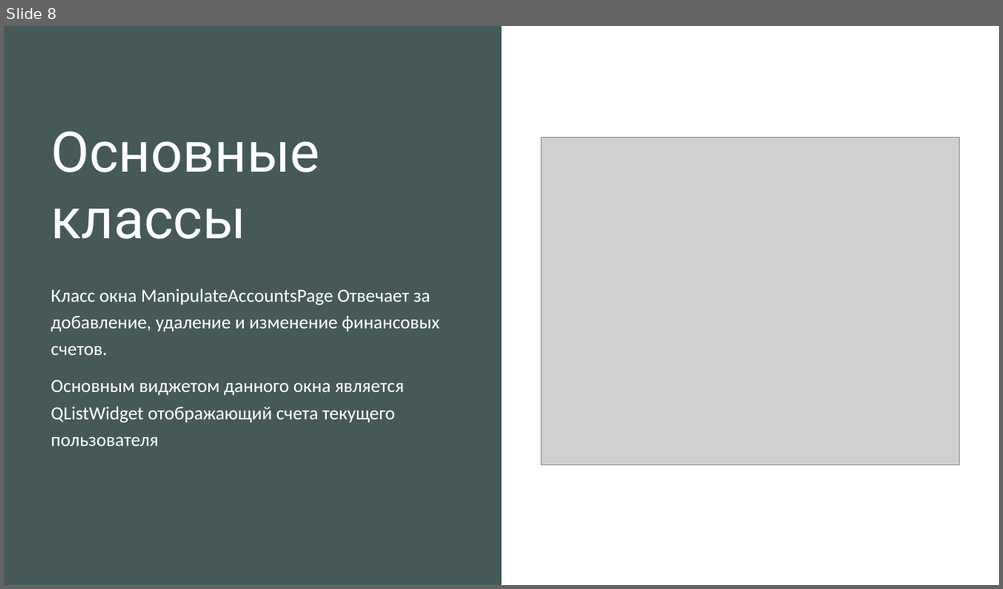
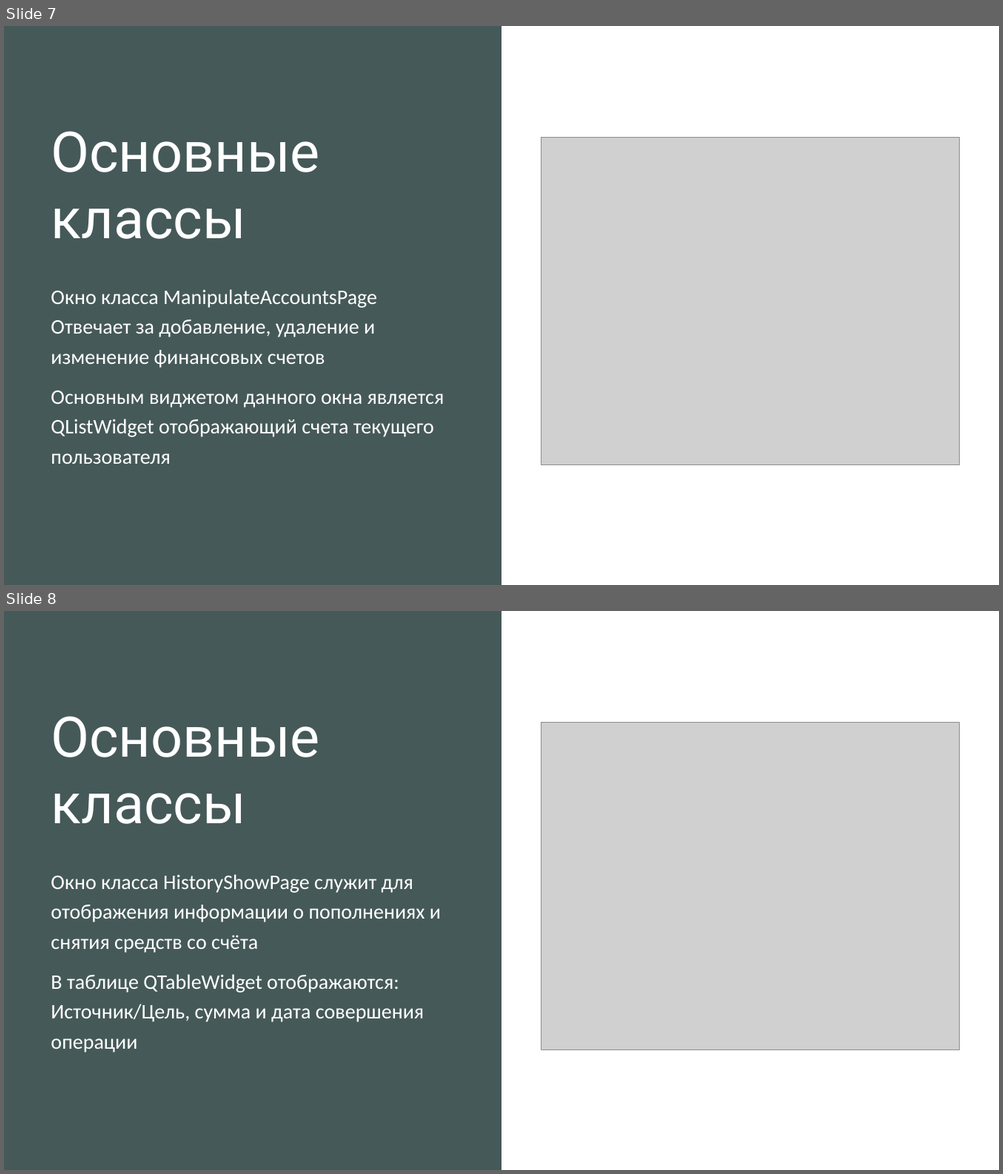
Before and after one commit to Ha4trueKa4/Qt_Project_VirtualWallet, a slide deck: Презентация.pptx. Shown one above the other, each under a label of ours: slide 8 before the commit, slides 7 and 8 after it. The pictures are 1003x589 and 1003x1174 pixels, drawn with LibreOffice and Linux fonts; fonts in the diff are those of the drawing; grey boxes stand for pictures. Boxes give left, top, right and bottom in pixels: in the first picture for what was removed or moved away, otherwise in the second. Text is boxed around its words. In the diff, an @@ line names an element or a change of style, - is before the commit and + after.

```diff
--- a/Презентация.pptx
+++ b/Презентация.pptx
@@ slide 8 added at [4, 611, 999, 1170], background #FFFFFF; not listed: 1 template element that a slide beside it also shows @@
@@ rectangle added at [4, 611, 999, 1170], fill #FFFFFF @@
@@ rectangle added at [4, 611, 502, 1170], fill #465959 @@
@@ title added at [51, 716, 320, 824], 54 pt, text #FFFFFF @@
+Основные классы
@@ picture added at [541, 723, 960, 1051] @@
@@ text added at [51, 874, 441, 1053], 20 pt, text #FFFFFF @@
+Окно класса HistoryShowPage служит для отображения информации о пополнениях и снятия средств со счёта
+В таблице QTableWidget отображаются: Источник/Цель, сумма и дата совершения операции
@@ what was slide 8 is now slide 7 @@
@@ slide 7 changed as well @@
@@ text at [51, 289, 377, 368]: text changed; size 18 to 20 pt @@
-Класс окна ManipulateAccountsPage Отвечает за добавление, удаление и изменение финансовых счетов.
+Окно класса ManipulateAccountsPage Отвечает за добавление, удаление и изменение финансовых счетов
@@ text at [51, 391, 444, 464]: size 18 to 20 pt in "Основным виджетом данного окна является QListWidget отобража ..." @@
```
Also in this commit, not shown: 7 other slides changed, 3 other slides added, 1 slide removed, 24 other files.
